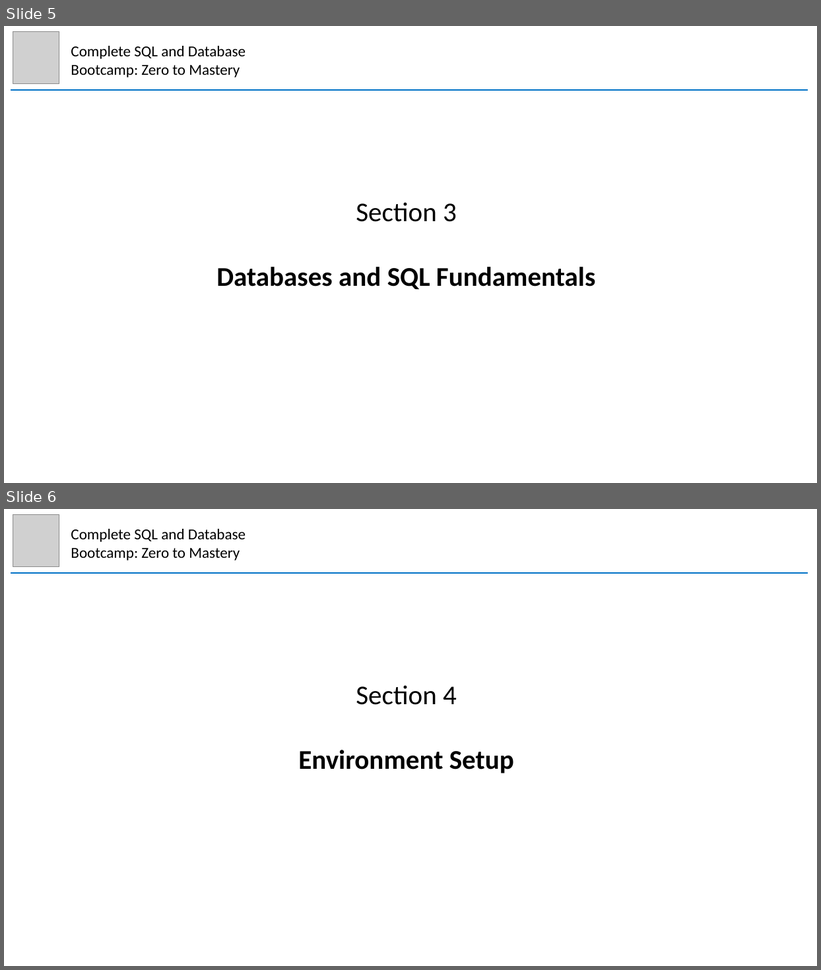
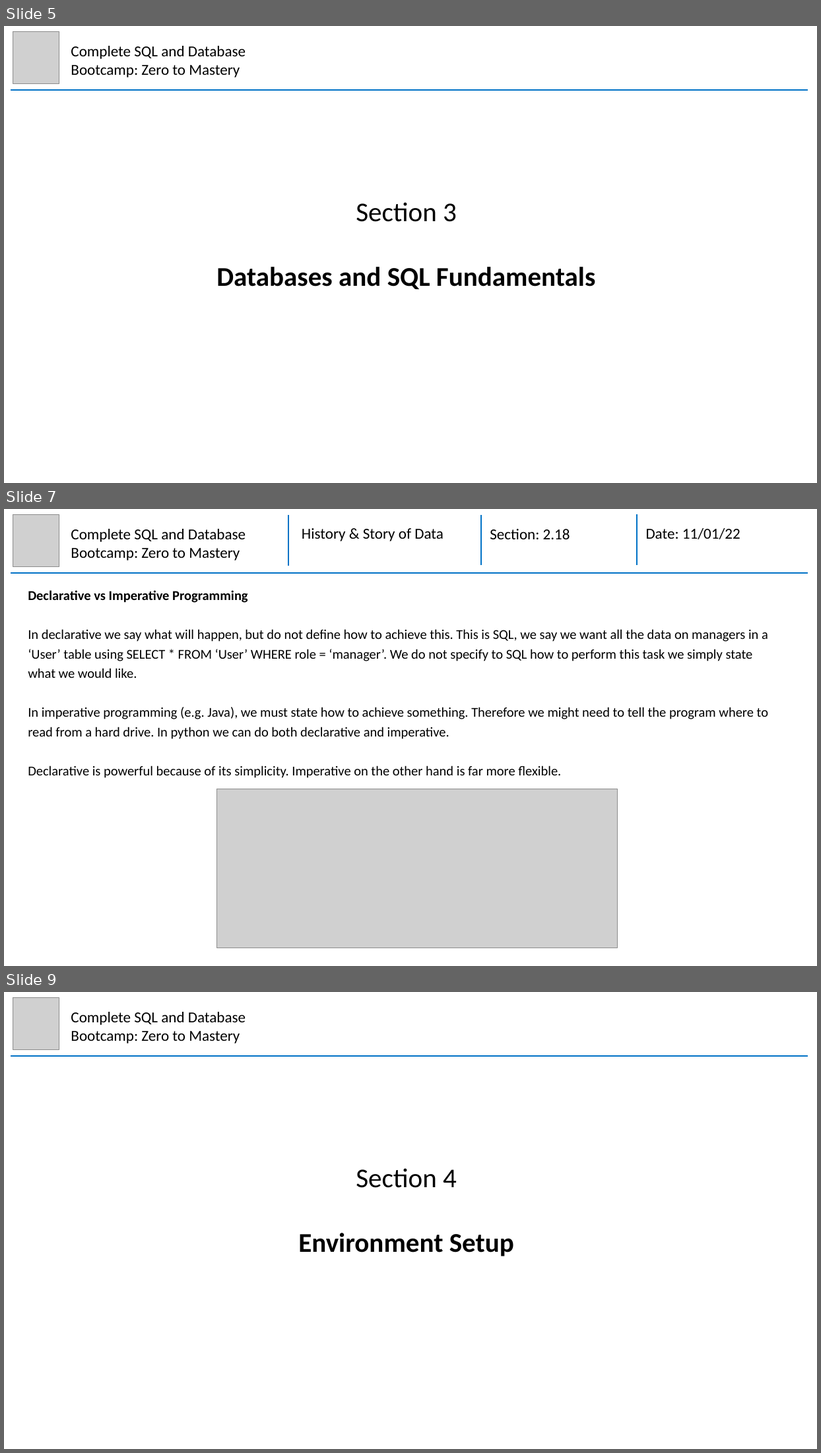
Before and after one commit to mhaythornthwaite/Testing_ML_Algorithms, a slide deck: ZTM_SQL_Course/MJH_SQL_and_Databases_Course_Notes.pptx. Shown one above the other, each under a label of ours: slides 5 and 6 before the commit, slides 5, 7 and 9 after it; the slides between them are not shown. The pictures are 821x970 and 821x1453 pixels, drawn with LibreOffice and Linux fonts; fonts in the diff are those of the drawing; grey boxes stand for pictures. Boxes give left, top, right and bottom in pixels: in the first picture for what was removed or moved away, otherwise in the second. Text is boxed around its words. In the diff, an @@ line names an element or a change of style, - is before the commit and + after.

```diff
--- a/ZTM_SQL_Course/MJH_SQL_and_Databases_Course_Notes.pptx
+++ b/ZTM_SQL_Course/MJH_SQL_and_Databases_Course_Notes.pptx
@@ slide 7 added at <box>4,509,817,966</box>, background #FFFFFF @@
@@ picture added at <box>13,514,59,567</box> @@
@@ group added at <box>11,514,808,573</box>: 4 lines, 4 texts @@
+Complete SQL and Database Bootcamp: Zero to Mastery
+History & Story of Data
+Section: 2.18
+Date: 11/01/22
@@ text added at <box>28,590,768,778</box>, 16 pt, text #000000 @@
+Declarative vs Imperative Programming
+In declarative we say what will happen, but do not define how to achieve this. This is SQL, we say we want all the data on managers in a ‘User’ table using SELECT * FROM ‘User’ WHERE role = ‘manager’. We do not specify to SQL how to perform this task we simply state what we would like.
+In imperative programming (e.g. Java), we must state how to achieve something. Therefore we might need to tell the program where to read from a hard drive. In python we can do both declarative and imperative.
+Declarative is powerful because of its simplicity. Imperative on the other hand is far more flexible.
@@ picture added at <box>217,789,618,948</box> @@
@@ what was slide 6 is now slide 9 @@
```
Also in this commit, not shown: 2 other slides added.
